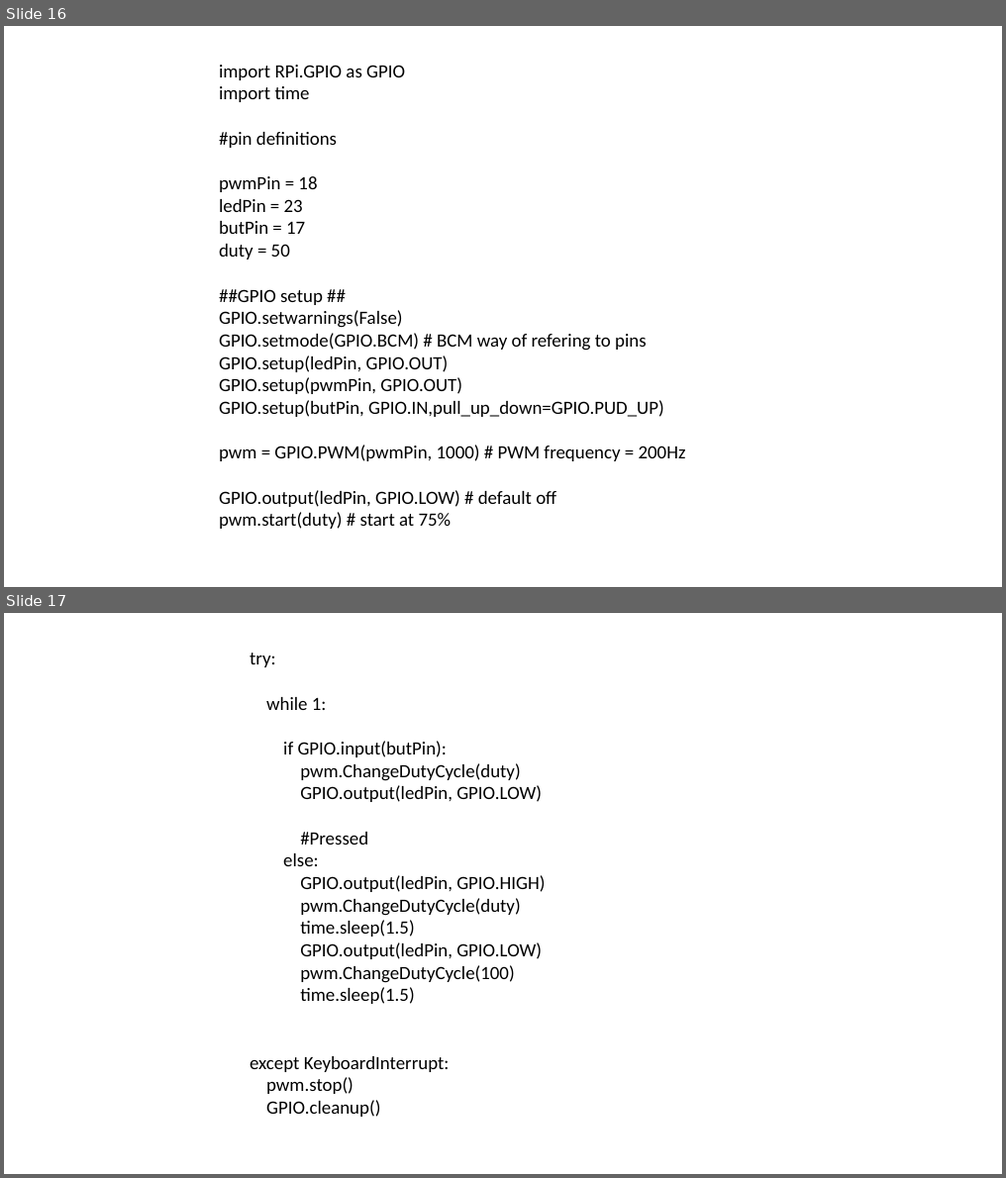
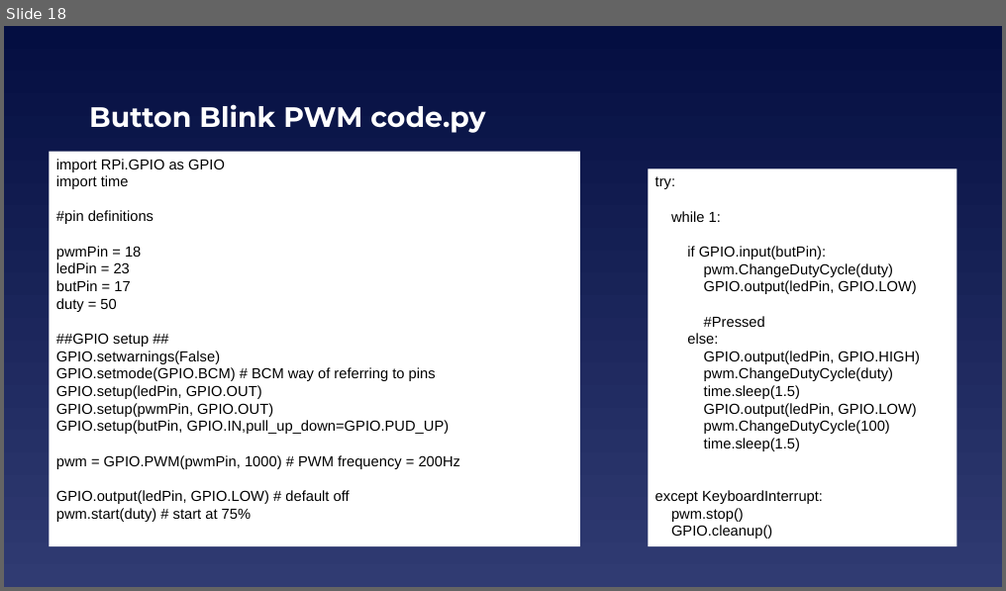
Before and after one commit to EELabMan/Raspberry-Pi-Intro, a slide deck: Raspberry Pi Intro.pptx. Shown one above the other, each under a label of ours: slides 16 and 17 before the commit, slide 18 after it. The pictures are 1006x1178 and 1006x591 pixels, drawn with LibreOffice and Linux fonts; fonts in the diff are those of the drawing. Boxes give left, top, right and bottom in pixels: in the first picture for what was removed or moved away, otherwise in the second. Text is boxed around its words. In the diff, an @@ line names an element or a change of style, - is before the commit and + after.

```diff
--- a/Raspberry Pi Intro.pptx
+++ b/Raspberry Pi Intro.pptx
@@ slide 17 removed at (x1=4, y1=613, x2=1002, y2=1174), background #FFFFFF @@
@@ text removed at (x1=250, y1=653, x2=545, y2=1117) @@
-try:
-while 1:
-if GPIO.input(butPin):
-pwm.ChangeDutyCycle(duty)
-GPIO.output(ledPin, GPIO.LOW)
-#Pressed
-else:
-GPIO.output(ledPin, GPIO.HIGH)
-pwm.ChangeDutyCycle(duty)
-time.sleep(1.5)
-GPIO.output(ledPin, GPIO.LOW)
-pwm.ChangeDutyCycle(100)
-time.sleep(1.5)
-except KeyboardInterrupt:
-pwm.stop()
-GPIO.cleanup()
@@ what was slide 16 is now slide 18 @@
@@ slide 18 changed as well @@
@@ background #FFFFFF to gradient #040E41 to #303B72 @@
@@ title added at (x1=89, y1=104, x2=485, y2=133), 27 pt, text #FFFFFF, bold @@
+Button Blink PWM code.py
@@ rectangle "import RPi.GPIO as GPIO" resized from (x1=219, y1=65, x2=686, y2=529) to (x1=49, y1=151, x2=580, y2=547) @@
@@ rectangle "import RPi.GPIO as GPIO" at (x1=49, y1=151, x2=580, y2=547): fill none to #FFFFFF @@
@@ text in rectangle at (x1=56, y1=159, x2=461, y2=522): size 18 to 14 pt, font Calibri to Arial in "import RPi.GPIO as GPIO", "import time", "#pin definitions", "pwmPin = 18" and 11 more places @@
@@ rectangle added at (x1=648, y1=169, x2=957, y2=547), fill #FFFFFF, 14 pt, text #000000 @@
+try:
+while 1:
+if GPIO.input(butPin):
+pwm.ChangeDutyCycle(duty)
+GPIO.output(ledPin, GPIO.LOW)
+#Pressed
+else:
+GPIO.output(ledPin, GPIO.HIGH)
+pwm.ChangeDutyCycle(duty)
+time.sleep(1.5)
+GPIO.output(ledPin, GPIO.LOW)
+pwm.ChangeDutyCycle(100)
+time.sleep(1.5)
+except KeyboardInterrupt:
+pwm.stop()
+GPIO.cleanup()
@@ text in rectangle at (x1=56, y1=368, x2=436, y2=381): text changed; size 18 to 14 pt; font Calibri to Arial @@
-GPIO.setmode(GPIO.BCM) # BCM way of refering to pins
+GPIO.setmode(GPIO.BCM) # BCM way of referring to pins
```
Also in this commit, not shown: 14 other slides changed, 4 slides added, 1 other slide removed.
